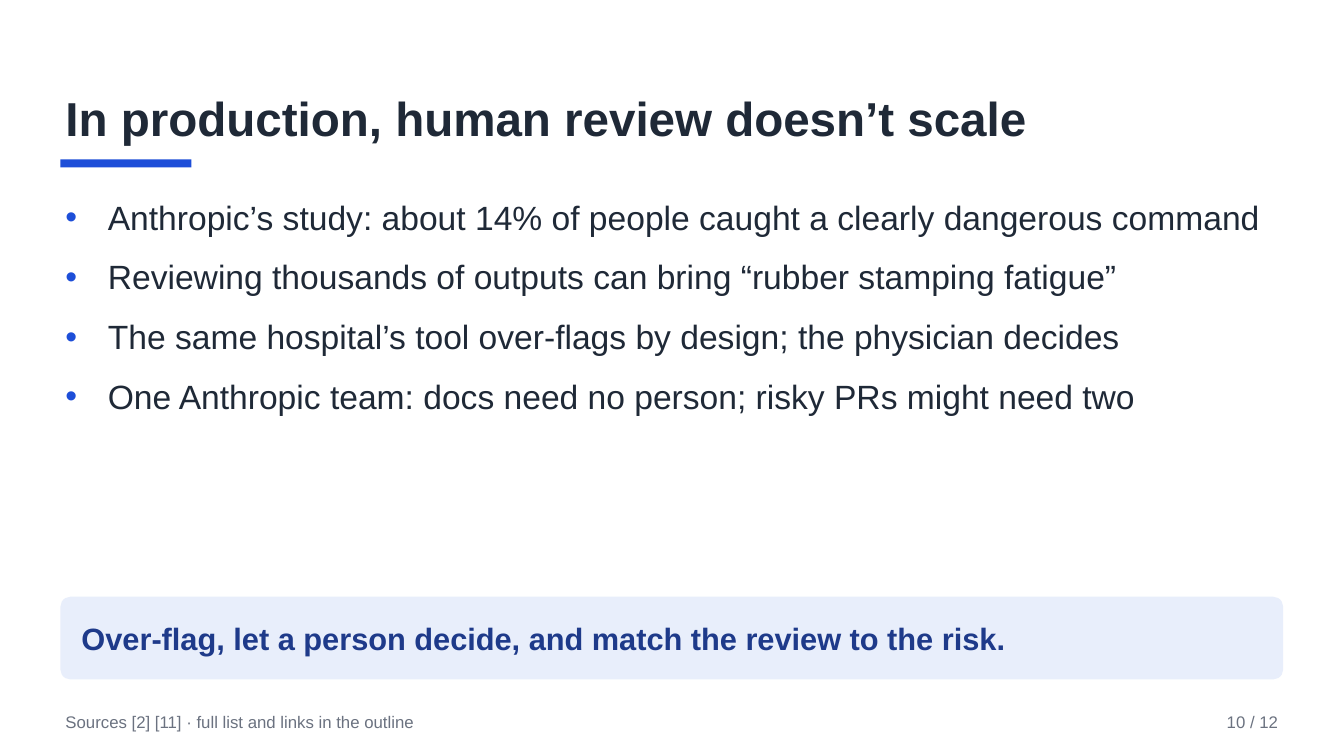
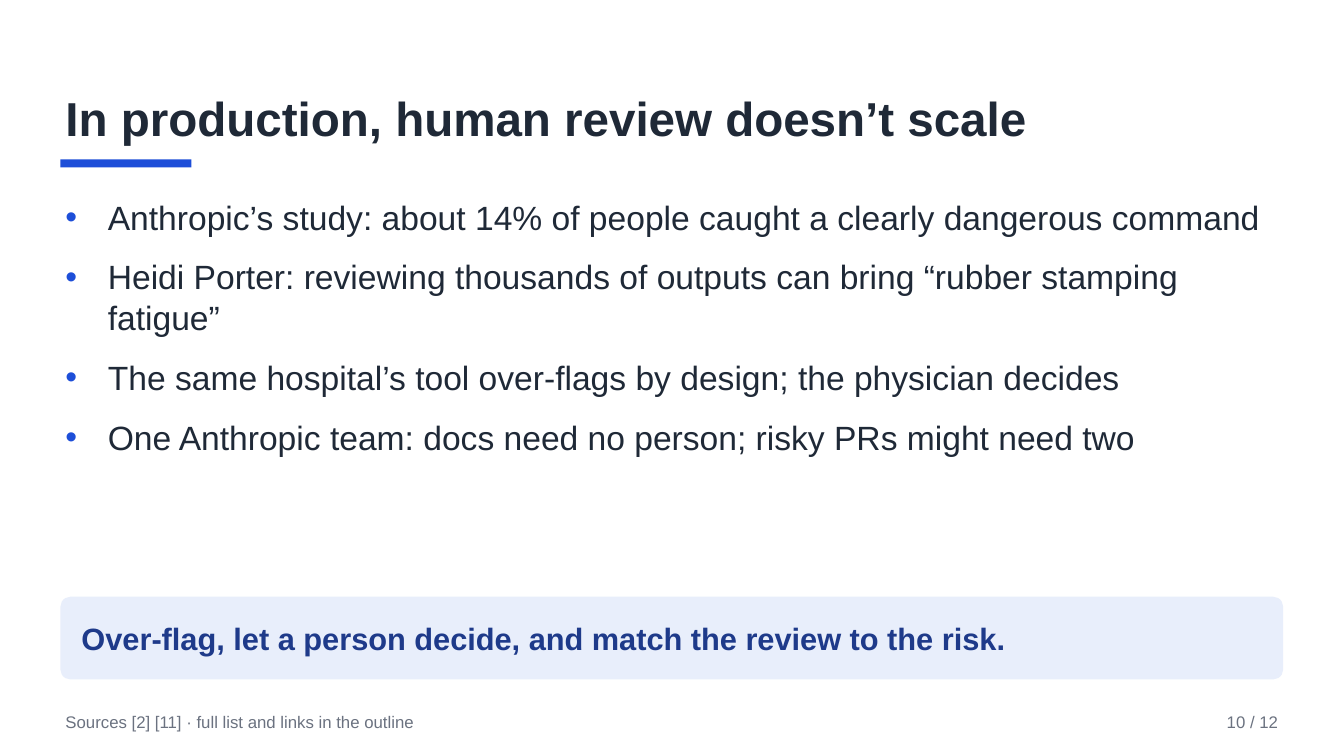
Before and after one commit to AnilKerai/applied-ai-handbook, a slide deck: slide 10 of 4-build/talk-building-ai-features.pptx. Drawn at 1344x756 pixels with LibreOffice and Linux fonts; fonts in the diff are those of the drawing. Boxes give left, top, right and bottom in pixels: in the first picture for what was removed or moved away, otherwise in the second. Text is boxed around its words. In the diff, an @@ line names an element or a change of style, - is before the commit and + after.

Commit message:
Talks: final review fixes; Soper/Tan corrections in existing pages

```diff
--- a/4-build/talk-building-ai-features.pptx
+++ b/4-build/talk-building-ai-features.pptx
@@ text at bbox=[108, 264, 1177, 337]: text changed @@
-• Reviewing thousands of outputs can bring “rubber stamping fatigue”
+• Heidi Porter: reviewing thousands of outputs can bring “rubber stamping fatigue”
```
Also in this commit, not shown: 1 other slide changed, 11 other files.
